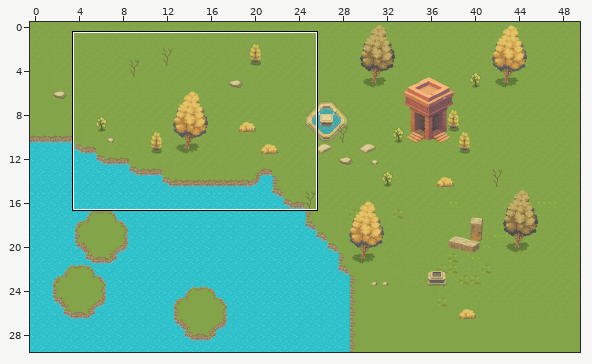
One commit to this Tiled map: assets/bground/forest.tmx. The picture above shows the old version from afar; the outline marks the close-up.
Close-up. Before the edit:
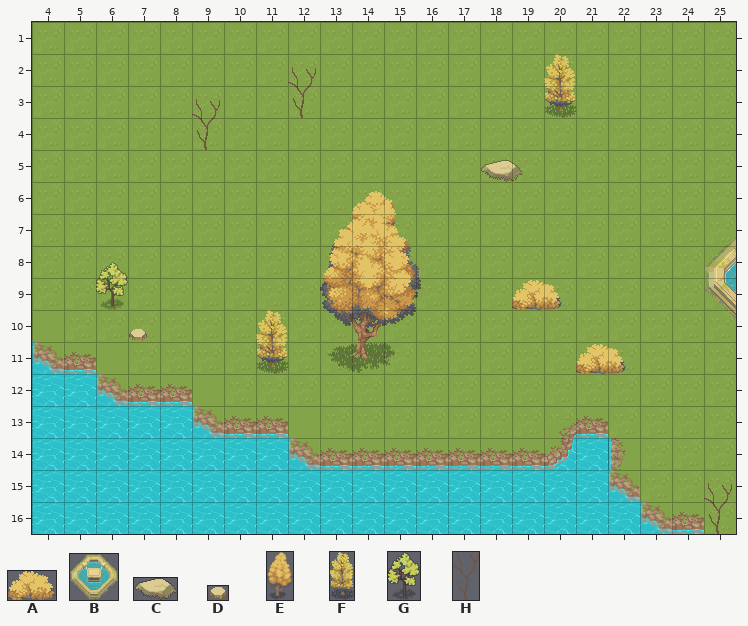
Cells are 32x32 px. Shown: x 4..25, y 1..16. The commit also changed other parts of the map, which this record leaves out.
Key: from "tilesets": A 0 "bush0", B 10 "pond", C 11 "rock0", D 14 "rock3", E 21 "tree0", F 23 "tree2", G 24 "tree3", H 25 "tree4".
_ is an empty cell.
Layers that did not change in this view are not listed.
Layer "Tile Layer 2" before, first column x 4:
 1 ______________________
 2 ______________________
 3 ________H_______F_____
 4 _____H________________
 5 ______________C_______
 6 ______________________
 7 ______________________
 8 ______________________
 9 __G____________A______
10 ___D_________________B
11 _______F_E_______A____
12 ______________________
13 ______________________
14 ______________________
15 ______________________
16 _____________________H
New version:
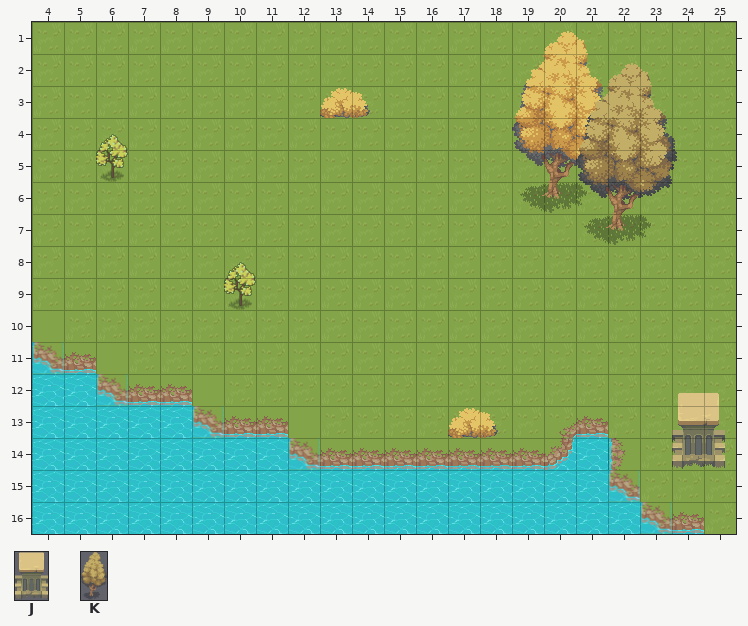
Further tiles: from "tilesets": J 19 "sth0", K 22 "tree1".
Tiles of an added or newly shown layer are drawn over the layers below it.
What changed:
Changed rows in their new state; . is an unchanged cell.
Layer "Tile Layer 2" (removed):
first column x 9:
 3 ..._......._
 4 _...........
 5 ........._..
first column x 6:
 9 _............_......
10 ._................._
11 ....._._......._....
first column x 25:
16 _
Layer "2" (added):
first column x 6:
 3 .......A........
 5 G...............
 6 .............E..
 7 ...............K
 9 ....G...........
first column x 17:
13 A.......
14 .......J
